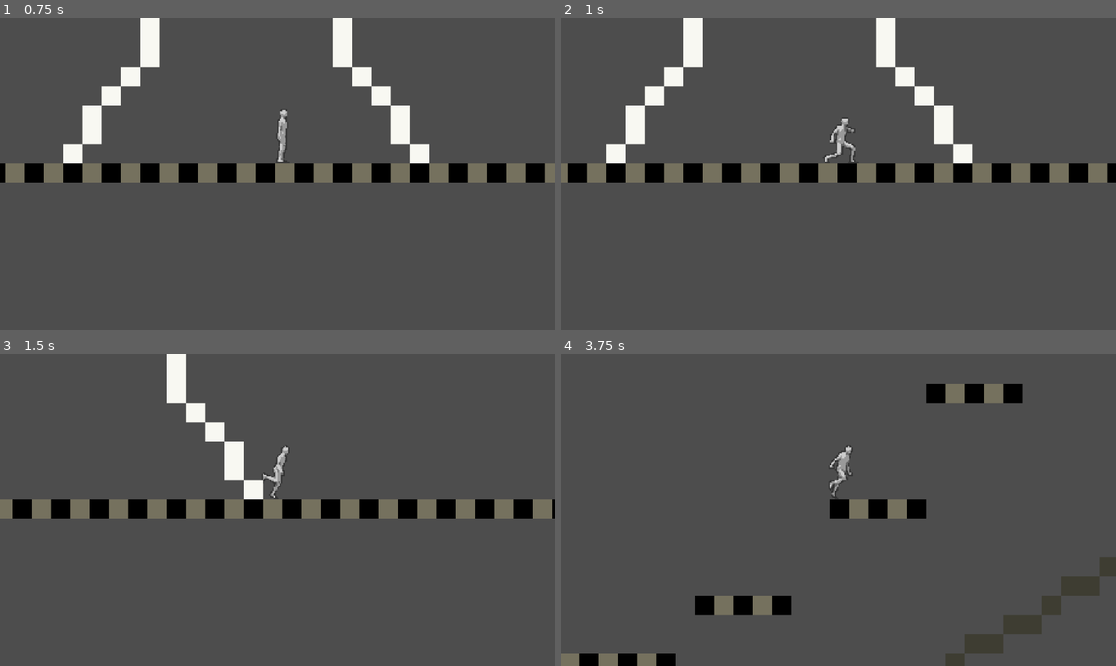
Above: before the commit, frames 1-4 (two rows, left to right).
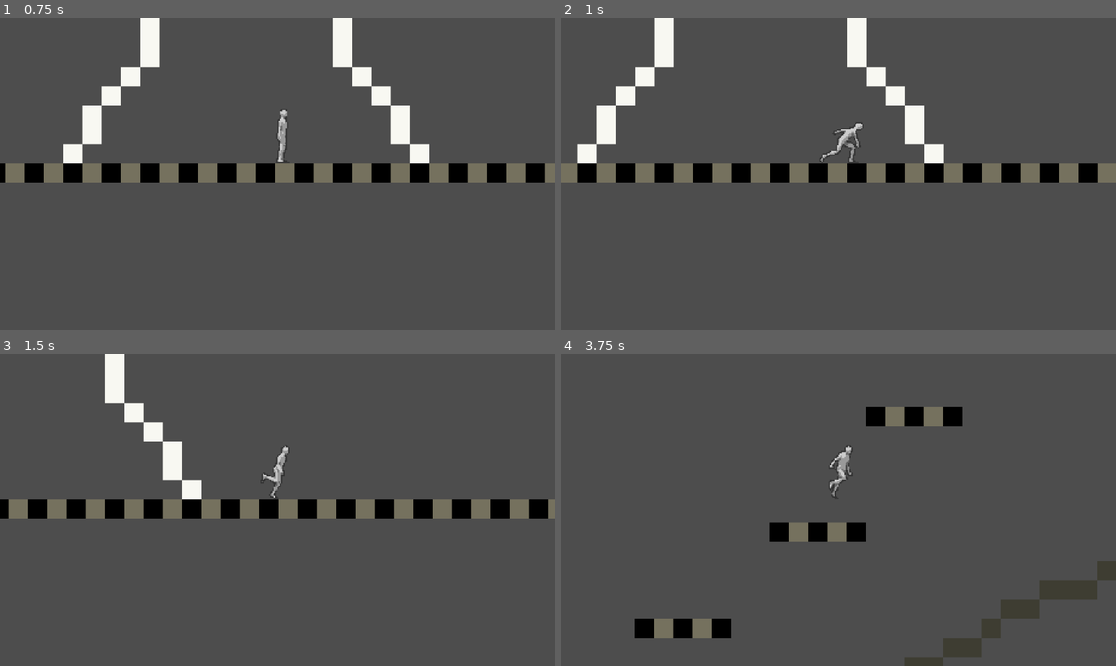
Above: after the commit, the same moments.

Repository: Sebas5750849/home-base_lab
Game: Godot game, scene res://scenes/game.tscn
The game is run twice, just before and just after one commit, with the same random seed, the same clock (stepped at 60 frames per second) and the same inputs.
Inputs:
- Up to frame 1 (0.75 s): hold Right (move_right) from 0.53 s (still down); hold Down (crouch) from 0.53 s (still down)
- Up to frame 2 (1 s): keep holding Right (move_right); keep holding Down (crouch); tap Space (jump) at 0.77 s; tap Shift (dash) at 0.8 s
- Up to frame 3 (1.5 s): keep holding Right (move_right); tap Space (jump) at 1.07 s; release Down (crouch) at 1.28 s; tap Shift (dash) at 1.35 s
- Up to frame 4 (3.75 s): tap Space (jump) at 1.52, 1.55, 1.82, 3.02, 3.32 s; release Right (move_right) at 2.03 s; hold Left (move_left) 2.03-2.78 s; hold Space (jump) 2.03-2.78 s; tap Down (crouch) at 2.3, 2.85 s; hold Right (move_right) from 2.78 s (still down); tap Shift (dash) at 3.05, 3.6 s; hold Space (jump) from 3.53 s (still down)

Frame 1 is identical in both runs. In frame 2, 10% of the frame differs, in the area x 1-100%, y 0-53%; in frame 3, 8.4%; in frame 4, 9.4%.

Commit message:
Added the roll, there seems to be a bug with random pixels floating above the player that originated from main

Diff:
--- a/scenes/player.tscn
+++ b/scenes/player.tscn
@@ -293,8 +293,9 @@
 [node name="AnimatedSprite2D" type="AnimatedSprite2D" parent="."]
 position = Vector2(0, -24)
 sprite_frames = SubResource("SpriteFrames_fjrip")
-animation = &"Wall_Kick"
+animation = &"run"
 autoplay = "idle"
+frame_progress = 0.18215081
 
 [node name="CollisionShape2D" type="CollisionShape2D" parent="."]
 position = Vector2(0, -22)
--- a/scripts/player/player.gd
+++ b/scripts/player/player.gd
@@ -54,6 +54,7 @@
 const ROLL_COOLDOWN: float = 1
 const JUMP_BUFFER_TIME: float = 0.15
 const COYOTE_TIME: float = 0.1
+const JUMP_HEIGHT_TIME: float = 0.15
 const MAX_JUMPS: int = 2
 
 # variables
@@ -151,6 +152,10 @@
 func handle_dash():
 	if key_dash and dash_cooldown <= 0:
 		change_state(States.Dashing)
+
+func handle_roll():
+	if key_dash and roll_cooldown <= 0 and current_state == States.Crawling:
+		change_state(States.Rolling)
 
 func handle_wall_jump():
 	get_wall_direction()
--- a/scripts/player/states/crouch_walk_state.gd
+++ b/scripts/player/states/crouch_walk_state.gd
@@ -21,10 +21,11 @@
 	return_to_idle()
 	handle_animations()
 	return_to_crouch()
+	Player.handle_roll()
 
-func handle_roll():
-	if Player.key_roll:
-		Player.change_state(States.Rolling)
+#func handle_roll():
+	#if Player.key_roll:
+		#Player.change_state(States.Rolling)
 
 func handle_animations():
 	$"../../AnimatedSprite2D".play("crouch_walk")
--- a/scripts/player/states/dash_state.gd
+++ b/scripts/player/states/dash_state.gd
@@ -23,14 +23,6 @@
 func handle_animations():
 	$"../../AnimatedSprite2D".play("dash")
 	Player.handle_flip_h()
-	#
-#func handle_dash_to_fall():
-	#if not Player.is_on_floor() and Player.dash_timer <= 0:
-		#Player.change_state(States.Falling)
-#
-#func handle_dash_to_idle():
-	#if Player.is_on_floor() and Player.dash_timer <= 0:
-		#Player.change_state(States.Idle)
 
 func handle_dash_transition():
 	if Player.dash_timer <= 0:
--- a/scripts/player/states/jump_state.gd
+++ b/scripts/player/states/jump_state.gd
@@ -5,6 +5,7 @@
 func enter_state():
 	Name = "Jumping"
 	Player.velocity.y = Player.jump_speed
+	Player.jump_height_timer.start(Player.JUMP_HEIGHT_TIME)
 
 func exit_state():
 	pass
--- a/scripts/player/states/roll_state.gd
+++ b/scripts/player/states/roll_state.gd
@@ -6,16 +6,23 @@
 	Name = "Rolling"
 	Player.velocity.x = Player.facing * Player.ROLL_SPEED
 	Player.roll_timer = Player.ROLL_DURATION
+	Player.collision_shape.shape = Player.crouching_shape
+	Player.collision_shape.position.y = -14
 
 func exit_state():
-	pass
+	Player.roll_cooldown = Player.ROLL_COOLDOWN
+	Player.roll_timer = Player.ROLL_DURATION
+	if Player.current_state == States.Crouching:
+		return
+	Player.collision_shape.shape = Player.standing_shape
+	Player.collision_shape.position.y = -22
 
 func draw():
 	pass
 
 func update_state(delta):
 	Player.roll_timer -= delta
-	Player.handle_gravity()
+	Player.handle_gravity(delta)
 	handle_animations()
 	handle_roll_transition()
 
